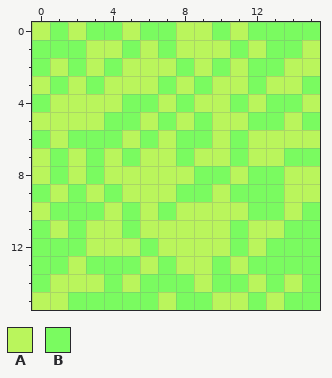
A pixel-art file gets an edit: shared/src/sprites/grass_tile.aseprite. Above: the version before the commit.
16x16 pixels, 1 frame.
Palette (. is transparent): A #baf55c  B #7afb60
Pixels before, first column x 0:
 0 ABABBABBAABABBBB
 1 BBBAABABAAABABBA
 2 BABABAAABABABBAA
 3 ABABAAABABAABAAB
 4 BAAAABBABAABABBA
 5 AAAABBABABAABBAB
 6 BABBBABABBABAAAA
 7 ABABABAABAABAABB
 8 ABABAAAAABBABBAA
 9 BABABAAABBABBBAA
10 ABBBABABAAAABBAB
11 BABAABAAAAABAABB
12 BBBAAABAAAABABBB
13 BBABBBABAABABBBB
14 BAAABABBBABBABAB
15 AABBBBBABBAABABB
After the commit:
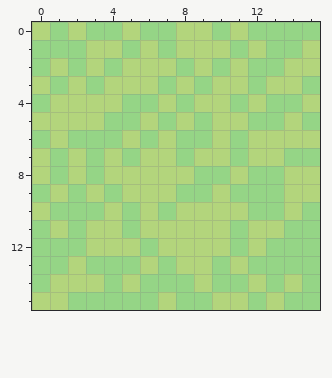
From old to new:
colour A: #baf55c -> #b3d57c
colour B: #7afb60 -> #95d586
Pixel boxes of the changes (left, top, right, bottom) in both pictures:
changed: (32, 22, 320, 310)
